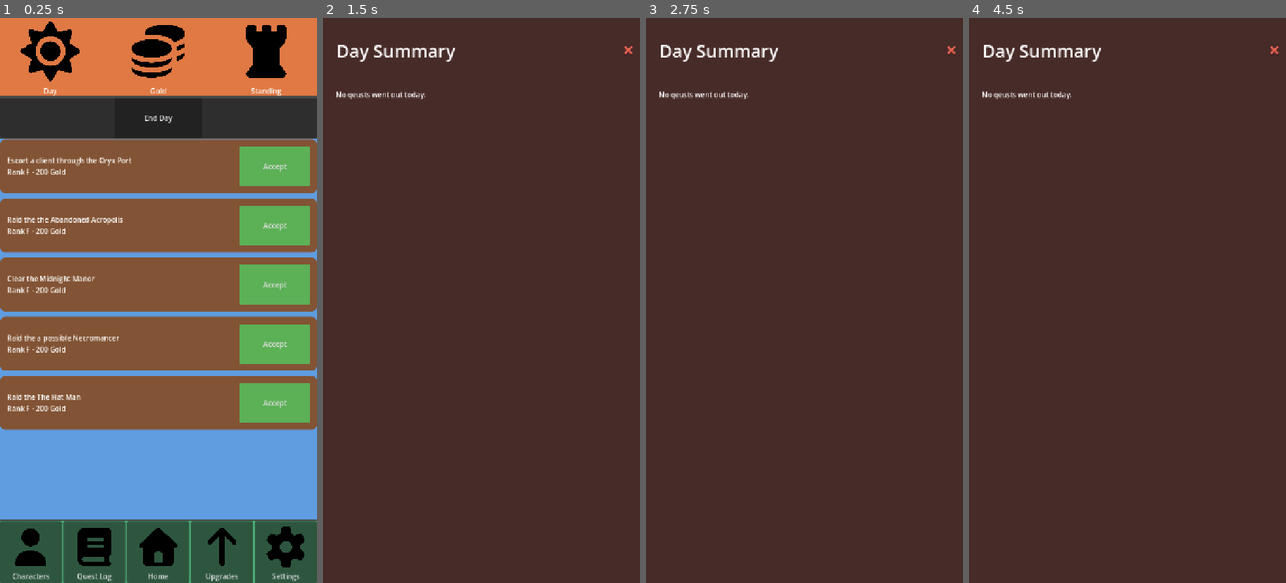
Above: before the commit, frames 1-4 (left to right).
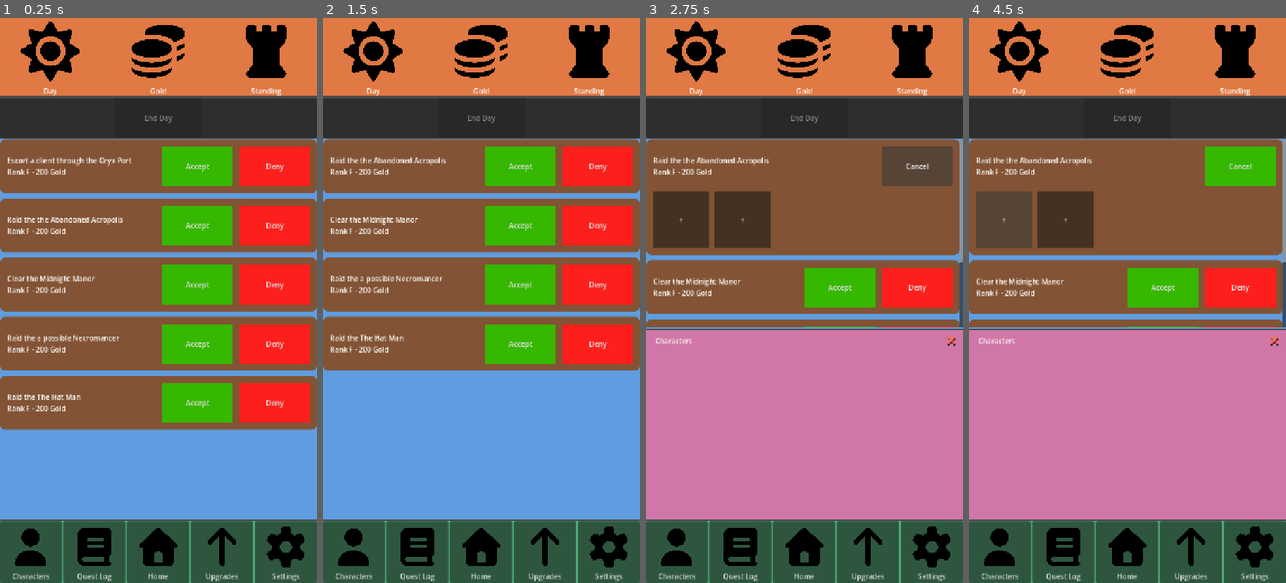
Above: after the commit, the same moments.

Repository: ActuallySanta/Fantasy-Guild-Manager
Game: Godot game, scene res://Scenes/UI/home_ui_prototype.tscn
The game is run twice, just before and just after one commit, with the same random seed, the same clock (stepped at 60 frames per second) and the same inputs. The engine's default icon, where the game draws it, is replaced by a stand-in: a white triangle on a blue panel in a dark square.
Inputs (mouse positions are in pixels of both pictures, inside the frame that each line leads up to):
- Up to frame 1 (0.25 s): no input
- Up to frame 2 (1.5 s): click (481, 119) at 0.5 s, where only the run before the commit has a clickable "End Day"; click (598, 164) at 1.25 s, where only the run after the commit has a clickable "Deny"
- Up to frame 3 (2.75 s): click "Accept" at 2 s
- Up to frame 4 (4.5 s): click (1241, 164) at 2.75 s, where only the run after the commit has a clickable "Cancel"; click "Accept" at 3.5 s; click (1003, 221) at 4.25 s, where only the run after the commit has a clickable "+"

The runs differ from the first frame. In frame 1, 16% of the frame differs, in the area x 45-98%, y 17-72%; in frame 2, 100%, in the area x 0-100%, y 0-100%; in frame 3, 96%; in frame 4, 98%.

Commit message:
added deny button for quests

Diff:
--- a/Scenes/UI/quest_card.tscn
+++ b/Scenes/UI/quest_card.tscn
@@ -15,7 +15,10 @@
 corner_radius_bottom_left = 12
 
 [sub_resource type="StyleBoxFlat" id="StyleBoxFlat_yf5fn"]
-bg_color = Color(0.36265266, 0.68963057, 0.33873305, 1)
+bg_color = Color(0.21087831, 0.7186899, 0, 1)
+
+[sub_resource type="StyleBoxFlat" id="StyleBoxFlat_acicf"]
+bg_color = Color(0.99, 0.123585016, 0.10890002, 1)
 
 [node name="QuestCard" type="PanelContainer" unique_id=529307882]
 anchors_preset = 10
@@ -50,6 +53,13 @@
 theme_override_styles/normal = SubResource("StyleBoxFlat_yf5fn")
 text = "Accept"
 
+[node name="DenyButton" type="Button" parent="Columns/Header" unique_id=1823088070]
+unique_name_in_owner = true
+custom_minimum_size = Vector2(160, 90)
+layout_mode = 2
+theme_override_styles/normal = SubResource("StyleBoxFlat_acicf")
+text = "Deny"
+
 [node name="SlotRow" type="HFlowContainer" parent="Columns" unique_id=851287851]
 unique_name_in_owner = true
 layout_mode = 2
--- a/Scripts/UI/day_bar.gd
+++ b/Scripts/UI/day_bar.gd
@@ -11,12 +11,33 @@
 @export var success_chance: float = 80.0
 @onready var _end_day_button: Button = %EndDayButton
 
+# true after end day is pressed
+var _day_ended := false
+
 func _ready() -> void:
 	_end_day_button.pressed.connect(end_day)
+
+	if quest_list:
+		# check button everytime quest board changes
+		quest_list.board_changed.connect(_update_end_day_button)
+
+	_update_end_day_button()
+
+# Locks or unlocks end day button based on quests
+func _update_end_day_button() -> void:
+	if quest_list == null:
+		return
+
+	var outstanding := quest_list.get_outstanding_count()
+	_end_day_button.disabled = _day_ended or outstanding > 0
 
 func end_day() -> void:
 	if quest_list == null or day_summary == null:
 		push_error("drag ContentList into Quest List and DaySummary into Day Summary in the Inspector")
+		return
+
+	# check in case end_day() is ever called from code.
+	if quest_list.get_outstanding_count() > 0:
 		return
 
 	# Each result is a Dictionary the summary screen shows
@@ -39,8 +60,9 @@
 			"succeeded": _did_succeed(story),
 		})
 
-	# Only one End Day per day
-	_end_day_button.disabled = true
+	# end day
+	_day_ended = true
+	_update_end_day_button()
 
 	get_tree().call_group("roster", "close")
 	day_summary.show_results(results)
--- a/Scripts/UI/quest_card.gd
+++ b/Scripts/UI/quest_card.gd
@@ -6,6 +6,7 @@
 # triggers when play accepts quest
 signal accepted(quest)
 signal closed(quest)
+signal denied(quest)
 
 # triggers when a character is added or removed from quest
 # the party array is the characters that are in the slots
@@ -21,6 +22,9 @@
 # check if quest is open
 var is_open := false
 
+# true once player denies quest
+var is_denied := false
+
 # get slots for the quests for reading and writing
 var slots: Array[CharacterSlot] = []
 
@@ -29,12 +33,14 @@
 # changed everything works
 @onready var _title_label: Label = %TitleLabel
 @onready var _accept_button: Button = %AcceptButton
+@onready var _deny_button: Button = %DenyButton
 @onready var _slot_row: HFlowContainer = %SlotRow
 
 func _ready() -> void:
 	# slots stay hidden untill quest is accepted
 	_slot_row.visible = false
 	_accept_button.pressed.connect(_on_accept_pressed)
+	_deny_button.pressed.connect(_on_deny_pressed)
 
 # called by quest_list.gd after card is added to scene
 func setup(data) -> void:
@@ -88,12 +94,28 @@
 	_slot_row.visible = is_open
 	_accept_button.text = "Cancel" if is_open else "Accept"
 
+	# deny only shows when quest isn't accepted
+	_deny_button.visible = not is_open
+
 	if is_open:
 		accepted.emit(quest)
 	else:
 		for slot in slots:
 			slot.assign(null)
 		closed.emit(quest)
+
+# Turns the quest down but keeps quest data in case we need it
+func _on_deny_pressed() -> void:
+	for slot in slots:
+		slot.assign(null)   # send anyone in the slots back to the roster
+	is_open = false
+	is_denied = true
+	visible = false
+	denied.emit(quest)
+
+# true if the player still needs to deal with this quest
+func is_outstanding() -> bool:
+	return not is_denied and not is_ready_to_send()
 
 # returns characters currently placed on this quest
 func get_party() -> Array:
--- a/Scripts/UI/quest_list.gd
+++ b/Scripts/UI/quest_list.gd
@@ -1,6 +1,10 @@
 # this script is what fills content with sample quest cards
 class_name QuestList
 extends VBoxContainer
+
+# emmited whenever quest board changes
+signal board_changed
+
 @export var quest_card_scene: PackedScene
 @export var quests_per_day: int = 5
 
@@ -27,6 +31,7 @@
 	# and close it, since no quest is open anymore
 	get_tree().call_group("roster", "refresh")
 	get_tree().call_group("roster", "close")
+	board_changed.emit()
 
 # creates a quest card
 func add_quest(quest) -> QuestCard:
@@ -35,6 +40,7 @@
 	card.setup(quest)	# add data
 	card.accepted.connect(_on_quest_accepted)
 	card.closed.connect(_on_quest_closed)
+	card.denied.connect(_on_quest_denied)
 	card.party_changed.connect(_on_party_changed)
 	return card
 
@@ -43,6 +49,22 @@
 	for i in quests_per_day:
 		quests.append(CreatedQuest.new())
 	return quests
+
+# how many quests still need deicisions
+func get_outstanding_count() -> int:
+	var count := 0
+	for card in get_children():
+		if card is QuestCard and card.is_outstanding():
+			count += 1
+	return count
+
+# returns every quest card thats ready to go out for the day
+func get_dispatched_cards() -> Array[QuestCard]:
+	var dispatched: Array[QuestCard] = []
+	for card in get_children():
+		if card is QuestCard and card.is_ready_to_send():
+			dispatched.append(card)
+	return dispatched
 
 func _any_quest_open() -> bool:
 	for card in get_children():
@@ -53,22 +75,23 @@
 # called when play accepts quest
 func _on_quest_accepted(quest) -> void:
 	get_tree().call_group("roster", "open")
+	board_changed.emit()
 	print("Accepted: ", QuestCard.get_title(quest))
 
 func _on_quest_closed(quest) -> void:
 	if not _any_quest_open():
 		get_tree().call_group("roster", "close")
+	board_changed.emit()
 	print("Closed: ", QuestCard.get_title(quest))
+
+func _on_quest_denied(quest) -> void:
+	if not _any_quest_open():
+		get_tree().call_group("roster", "close")
+	board_changed.emit()
+	print("Denied: ", QuestCard.get_title(quest))
 
 # function to get the characters on quest
 func _on_party_changed(quest, party: Array) -> void:
+	board_changed.emit()
 	var names := party.map(func(c): return CharacterButton.get_display_name(c))
 	print(QuestCard.get_title(quest), " party: ", names)
-
-# returns every quest card thats ready to go out for the day
-func get_dispatched_cards() -> Array[QuestCard]:
-	var dispatched: Array[QuestCard] = []
-	for card in get_children():
-		if card is QuestCard and card.is_ready_to_send():
-			dispatched.append(card)
-	return dispatched
